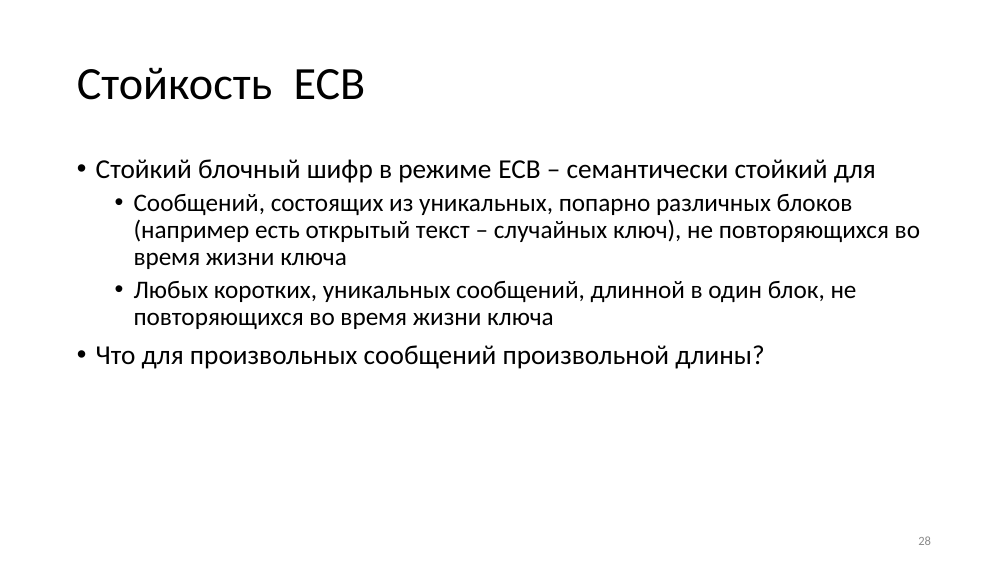
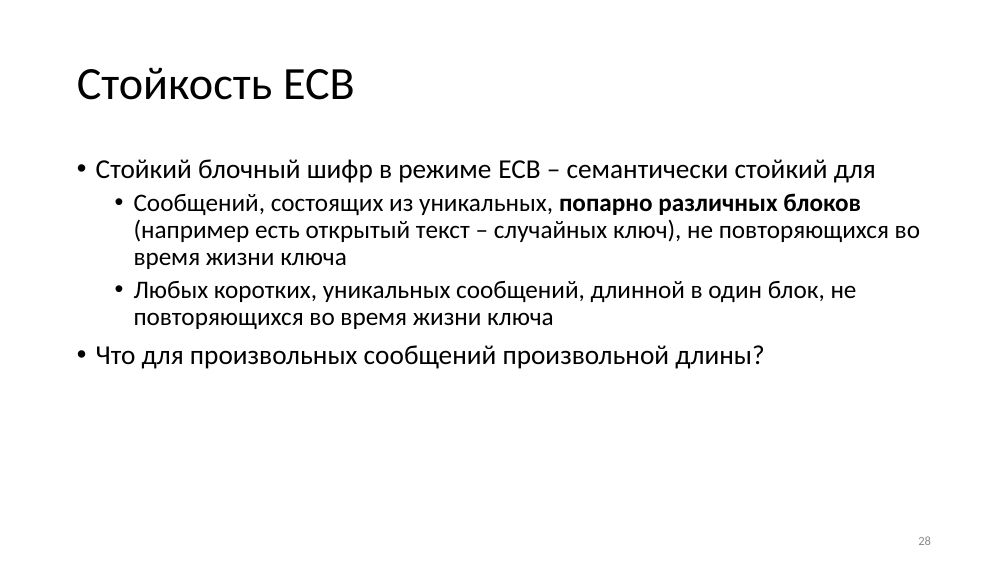
Before and after one commit to GeorgyFirsov-s-forks/CryptoLectures, a slide deck: slide 28 of Lectures/Lecture4.pptx. Drawn at 1008x567 pixels with LibreOffice and Linux fonts; fonts in the diff are those of the drawing. Boxes give left, top, right and bottom in pixels: in the first picture for what was removed or moved away, otherwise in the second. Text is boxed around its words. In the diff, an @@ line names an element or a change of style, - is before the commit and + after.

```diff
--- a/Lectures/Lecture4.pptx
+++ b/Lectures/Lecture4.pptx
@@ title "Стойкость ECB" rewrapped from <box>77,67,366,100</box> to <box>77,67,355,100</box> @@
@@ text at <box>134,193,920,269</box>: bold on in "попарно различных блоков" @@
```
Also in this commit, not shown: 1 slide added, 1 other file.
